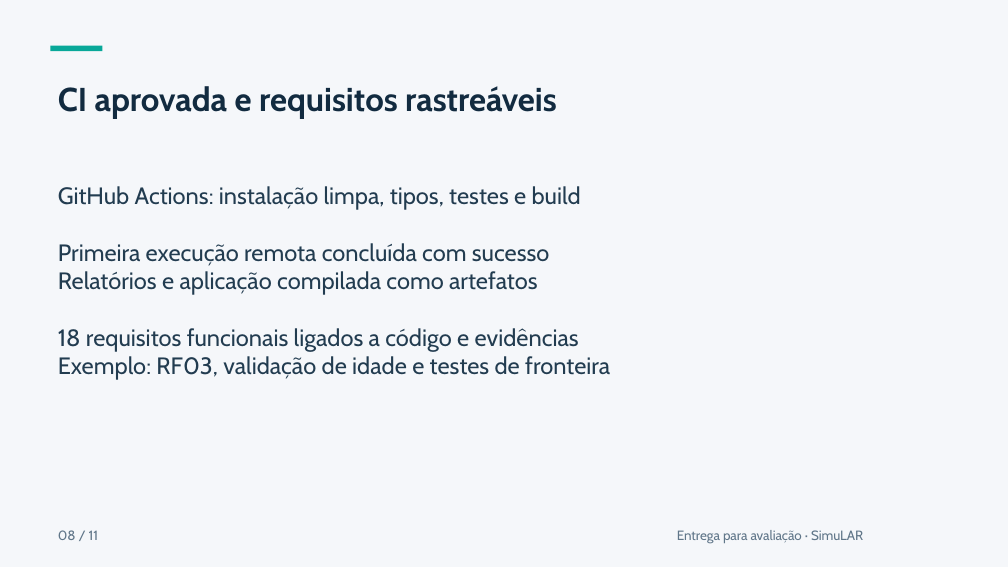
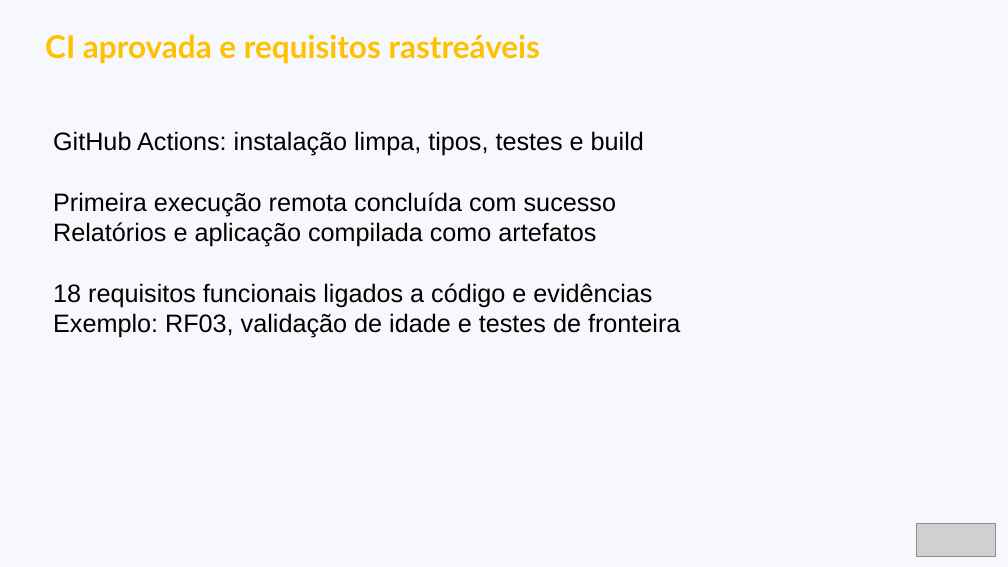
Before and after one commit to eber-ops/SimuLAR, a slide deck: slide 8 of apresentacao/simular-apresentacao-final.pptx. Drawn at 1008x567 pixels with LibreOffice and Linux fonts; fonts in the diff are those of the drawing; grey boxes stand for pictures. Boxes give left, top, right and bottom in pixels: in the first picture for what was removed or moved away, otherwise in the second. Text is boxed around its words. In the diff, an @@ line names an element or a change of style, - is before the commit and + after.

```diff
--- a/apresentacao/simular-apresentacao-final.pptx
+++ b/apresentacao/simular-apresentacao-final.pptx
@@ background #F5F7FA to #F6F8FB @@
@@ text "CI aprovada e requisitos rastreáveis": place and size @@
-text "CI aprovada e requisitos rastreáveis" at [58, 86, 557, 119]
+text "CI aprovada e requisitos rastreáveis" at [45, 34, 540, 64]
@@ text "CI aprovada e requisitos rastreáveis" at [45, 34, 540, 64]: size 31.5 to 30 pt, font Cabin to Lato, text colour #122B40 to #FFC000 @@
@@ rectangle removed at [51, 45, 103, 51] @@
@@ text "GitHub Actions: instalação limpa, tipos, ...": place and size @@
-text "GitHub Actions: instalação limpa, tipos, ..." at [58, 186, 610, 380]
+text "GitHub Actions: instalação limpa, tipos, ..." at [53, 131, 680, 338]
@@ text "GitHub Actions: instalação limpa, tipos, ..." at [53, 131, 680, 338]: size 22.5 to 24 pt, font Cabin to Arial, text colour #223C50 to #000000 @@
@@ text removed at [58, 530, 99, 540] @@
-08 / 11
@@ text removed at [677, 530, 863, 543] @@
-Entrega para avaliação · SimuLAR
@@ picture added at [917, 524, 995, 557] @@
```
Also in this commit, not shown: 9 other slides changed, 1 slide added, 1 slide removed.
